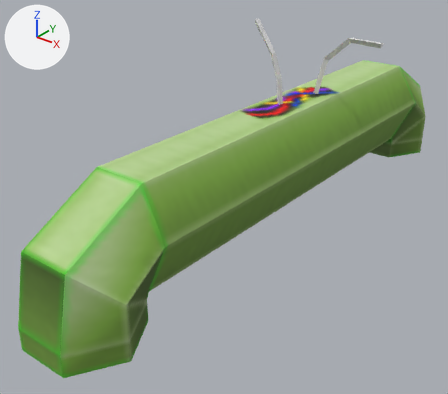
A saved change to the FBX model Art/Assets/Objects/WireTube/Wiretube.FBX.
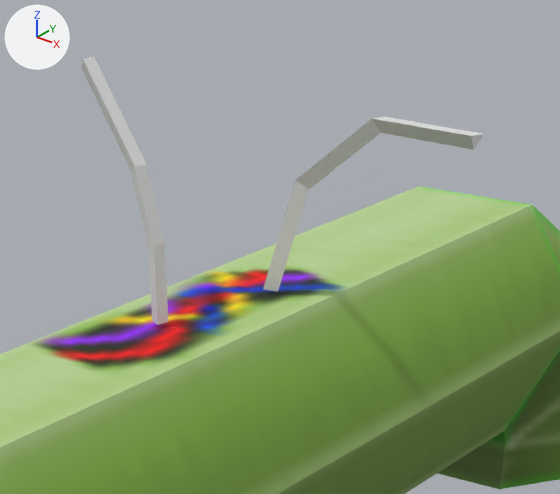
Each version is shown whole from a 50 mm camera at (3.495, -0.636, 0.502) aimed at (2.93, 0.07, 0.064), then close up on the part from 51% to 91% of the width and 0% to 40% of the height. Lighting does not change. The marker at upper left points along +X, +Y and +Z. Where no turn or scale is listed for an object, it has been applied to the vertices.

Objects in the first close-up: 'TubeWire', 'Wire00', 'Wire01'.
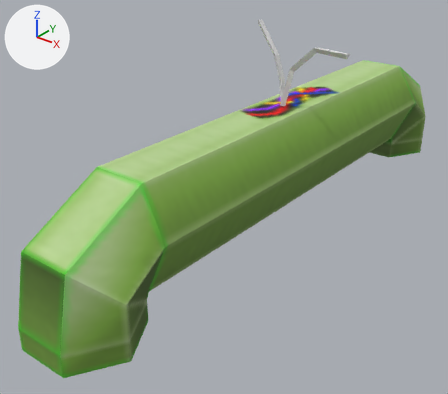
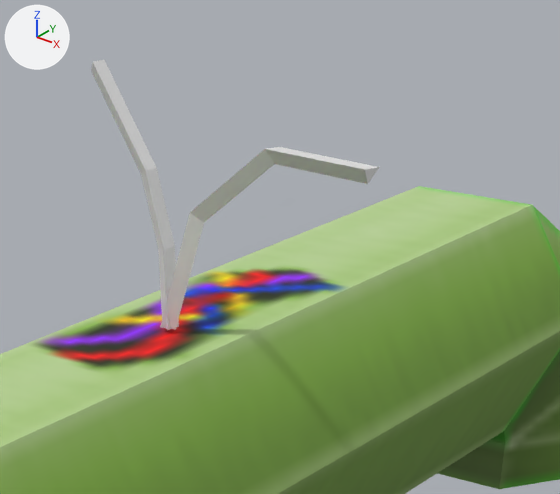
The newer file is also turned or shifted as a whole; pictures and numbers use the older file's frame.

Boxes [x1, y1, x2, y2] around the edits, measured in the close-ups (560 x 494 px):
'Wire01', moved: before [263, 117, 484, 292]; after [160, 147, 379, 330]
'Wire00', moved: before [81, 57, 168, 325]; after [91, 60, 179, 330]

What changed in the scene script:
```text
Change ob_wire00:
    ob_wire00.location: (2.9587, 0.1791, 0.1993) -> (2.9675, 0.1754, 0.1993)
Change ob_wire01:
    ob_wire01.location: (2.9732, 0.2674, 0.1993) -> (2.9675, 0.1754, 0.1993)
```
